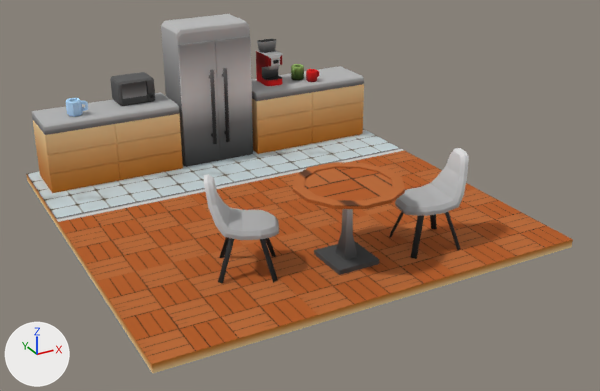
The FBX model JamGame/Assets/Models/Tiles/kitchen.fbx as it was, and as the next commit left it.
Both versions are drawn from a 50 mm lens placed at (-4.28, -8.42, 4.85), pointed at (0.13, -0.4, 0.84). Arrows for +X, +Y and +Z are at lower left; the lights stay in place. Where no turn or scale is listed for an object, it has been applied to the vertices.

Objects in the first picture: 'kitchen.001'.
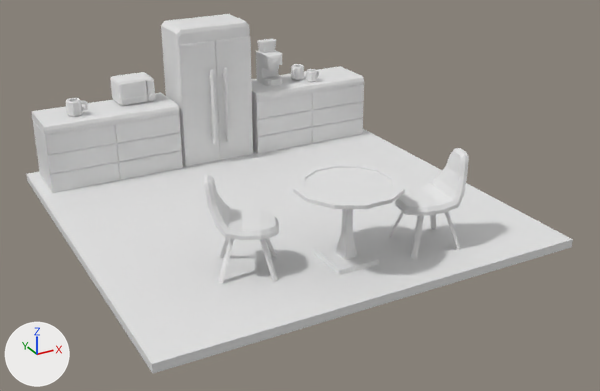
The newer file is also turned or shifted as a whole; pictures and numbers use the older file's frame.

The change in detail:
me_cube_008 has 1182 vertices, 1076 faces and spans x -2.5..2.5, y -2.5..2.5, z 0.0..2.0.
me_cube_008 no longer uses material mat_gradients (picture img_gradients_png).

Pixel boxes [x1, y1, x2, y2] of what changed, in the pictures (600 x 391 px):
'kitchen.001', recoloured: [26, 14, 573, 373] in both
